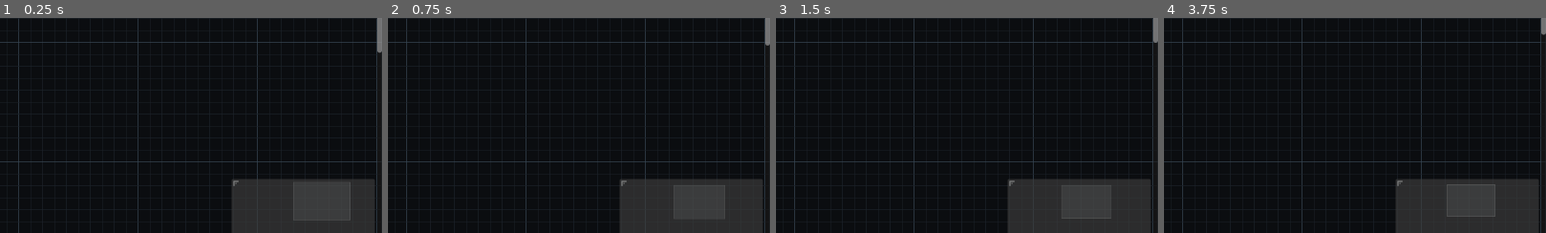
Above: before the commit, frames 1-4 (left to right).
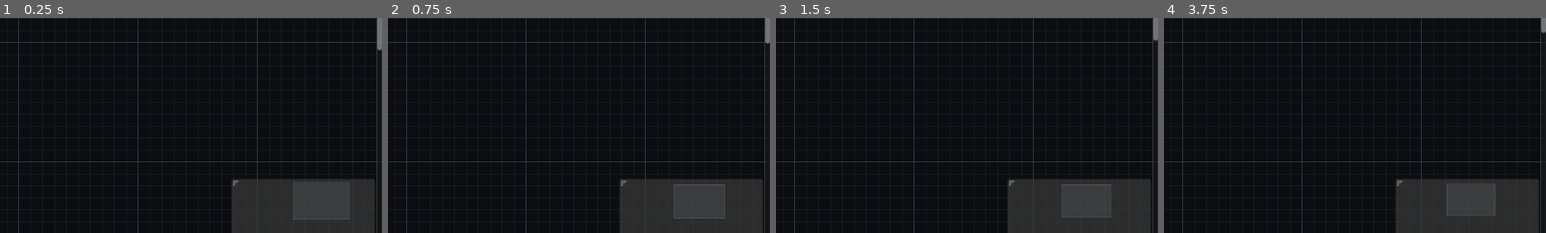
Above: after the commit, the same moments.

Repository: killerbearddude/Crushline-Godot
Game: Godot game, scene res://scenes/main/Main.tscn
Same seed, same stepped clock (60 frames per second), same inputs: the game is played once before the commit and once after it.
Inputs:
- Up to frame 1 (0.25 s): no input
- Up to frame 2 (0.75 s): click "Resource Source" at 0.5 s
- Up to frame 3 (1.5 s): click "Coal Source" at 1.25 s
- Up to frame 4 (3.75 s): click "Water Source" at 2 s; click "Crusher" at 2.75 s; click "Washer" at 3.5 s
The pictures show only the part of the screen within x 50-100%, y 39-89%; the shares and areas given below are measured in that part.

The runs differ from the first frame. In frame 1, 0.1% of the frame differs, in the area x 77-100%, y 14-95%; in frame 2, less than 0.1%; in frame 3, 0.1%, in the area x 74-100%, y 9-94%; in frame 4, less than 0.1%.

Commit message:
Give node rows independent port slots

Diff:
--- a/scenes/graph/MachineGraphNode.tscn
+++ b/scenes/graph/MachineGraphNode.tscn
@@ -3,89 +3,98 @@
 [ext_resource type="Script" path="res://scripts/ui/machine_graph_node.gd" id="machine_graph_node"]
 
 [node name="MachineGraphNode" type="GraphNode"]
-custom_minimum_size = Vector2(280, 136)
+custom_minimum_size = Vector2(280, 154)
 title = ""
 position_offset = Vector2(80, 80)
 script = ExtResource("machine_graph_node")
 
-[node name="Card" type="PanelContainer" parent="."]
-custom_minimum_size = Vector2(260, 118)
+[node name="HeaderRow" type="HBoxContainer" parent="."]
+custom_minimum_size = Vector2(260, 32)
 layout_mode = 2
 
-[node name="CardContents" type="VBoxContainer" parent="Card"]
-layout_mode = 2
-
-[node name="HeaderRow" type="HBoxContainer" parent="Card/CardContents"]
-custom_minimum_size = Vector2(0, 32)
-layout_mode = 2
-
-[node name="MachineGlyph" type="ColorRect" parent="Card/CardContents/HeaderRow"]
+[node name="MachineGlyph" type="ColorRect" parent="HeaderRow"]
 custom_minimum_size = Vector2(28, 28)
 layout_mode = 2
 color = Color(0.18, 0.72, 0.82, 1)
 
-[node name="HeaderText" type="VBoxContainer" parent="Card/CardContents/HeaderRow"]
+[node name="HeaderText" type="VBoxContainer" parent="HeaderRow"]
 layout_mode = 2
 size_flags_horizontal = 3
 
-[node name="TitleLabel" type="Label" parent="Card/CardContents/HeaderRow/HeaderText"]
+[node name="TitleLabel" type="Label" parent="HeaderRow/HeaderText"]
 layout_mode = 2
 text = "Machine"
 
-[node name="SubtitleLabel" type="Label" parent="Card/CardContents/HeaderRow/HeaderText"]
+[node name="SubtitleLabel" type="Label" parent="HeaderRow/HeaderText"]
 layout_mode = 2
 text = "PROCESS NODE"
 
-[node name="StatusLabel" type="Label" parent="Card/CardContents/HeaderRow"]
+[node name="StatusLabel" type="Label" parent="HeaderRow"]
 layout_mode = 2
 text = "100%"
 
-[node name="NeedsRow" type="HBoxContainer" parent="Card/CardContents"]
-custom_minimum_size = Vector2(0, 24)
+[node name="InputRowA" type="HBoxContainer" parent="."]
+custom_minimum_size = Vector2(260, 24)
 layout_mode = 2
 
-[node name="NeedsCaption" type="Label" parent="Card/CardContents/NeedsRow"]
+[node name="InputCaptionA" type="Label" parent="InputRowA"]
 custom_minimum_size = Vector2(48, 0)
 layout_mode = 2
 text = "Needs"
 
-[node name="NeedsChip" type="PanelContainer" parent="Card/CardContents/NeedsRow"]
+[node name="InputChipA" type="PanelContainer" parent="InputRowA"]
 layout_mode = 2
 
-[node name="NeedsLabel" type="Label" parent="Card/CardContents/NeedsRow/NeedsChip"]
+[node name="InputLabelA" type="Label" parent="InputRowA/InputChipA"]
 layout_mode = 2
 text = "input"
 
-[node name="MakesRow" type="HBoxContainer" parent="Card/CardContents"]
-custom_minimum_size = Vector2(0, 24)
+[node name="InputRowB" type="HBoxContainer" parent="."]
+custom_minimum_size = Vector2(260, 24)
 layout_mode = 2
 
-[node name="MakesCaption" type="Label" parent="Card/CardContents/MakesRow"]
+[node name="InputCaptionB" type="Label" parent="InputRowB"]
+custom_minimum_size = Vector2(48, 0)
+layout_mode = 2
+text = ""
+
+[node name="InputChipB" type="PanelContainer" parent="InputRowB"]
+layout_mode = 2
+
+[node name="InputLabelB" type="Label" parent="InputRowB/InputChipB"]
+layout_mode = 2
+text = "input"
+
+[node name="OutputRowA" type="HBoxContainer" parent="."]
+custom_minimum_size = Vector2(260, 24)
+layout_mode = 2
+
+[node name="OutputCaptionA" type="Label" parent="OutputRowA"]
 custom_minimum_size = Vector2(48, 0)
 layout_mode = 2
 text = "Makes"
 
-[node name="MakesChip" type="PanelContainer" parent="Card/CardContents/MakesRow"]
+[node name="OutputChipA" type="PanelContainer" parent="OutputRowA"]
 layout_mode = 2
 
-[node name="MakesLabel" type="Label" parent="Card/CardContents/MakesRow/MakesChip"]
+[node name="OutputLabelA" type="Label" parent="OutputRowA/OutputChipA"]
 layout_mode = 2
 text = "output"
 
-[node name="FooterRow" type="HBoxContainer" parent="Card/CardContents"]
-custom_minimum_size = Vector2(0, 22)
+[node name="FooterRow" type="HBoxContainer" parent="."]
+custom_minimum_size = Vector2(260, 22)
 layout_mode = 2
 
-[node name="StatusDot" type="ColorRect" parent="Card/CardContents/FooterRow"]
+[node name="StatusDot" type="ColorRect" parent="FooterRow"]
 custom_minimum_size = Vector2(8, 8)
 layout_mode = 2
 color = Color(0.25, 0.95, 0.42, 1)
 
-[node name="FooterLabel" type="Label" parent="Card/CardContents/FooterRow"]
+[node name="FooterLabel" type="Label" parent="FooterRow"]
 layout_mode = 2
 size_flags_horizontal = 3
 text = "online"
 
-[node name="RateLabel" type="Label" parent="Card/CardContents/FooterRow"]
+[node name="RateLabel" type="Label" parent="FooterRow"]
 layout_mode = 2
 text = "60/m"
